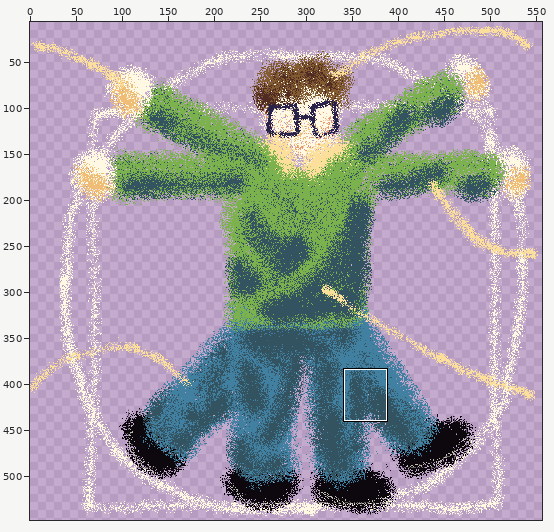
Two states of a pixel-art file, me/vitruvian.ase. Above: a wide view before the commit, with the close-up outlined.
Close-up. Before the edit:
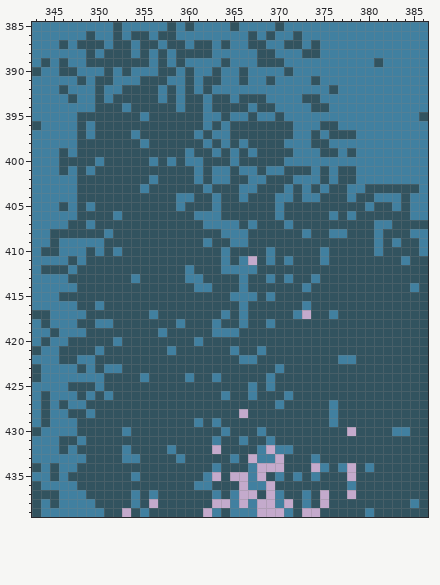
576x576 pixels, 1 frame. Shown: x 343..386, y 385..439. The wide view leaves out empty margins. The commit also changed other parts of the picture, which this record leaves out.
The result:
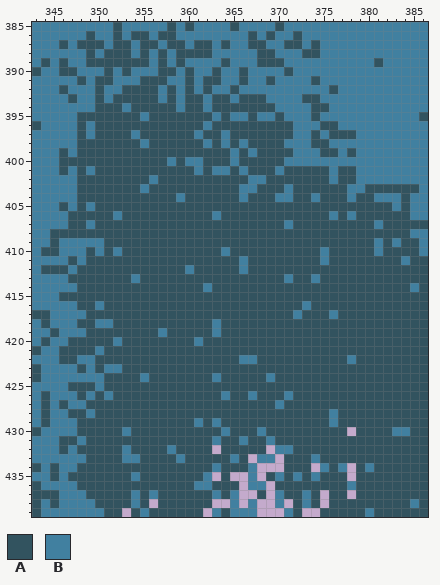
Palette (. is transparent): A #32535f  B #4180a0
The exact change:
Layer "legs":
y 392: x 365 B -> A
y 394: x 367 B -> A
y 395: x 362 B -> A; x 374 B -> A
y 396: x 364 B -> A
y 397: x 363 B -> A
y 399: x 360 B -> A; x 363 B -> A
y 400: x 350 B -> A; x 356 B -> A
y 401: x 367 B -> A; x 369 B -> A; x 374 B -> A
y 402: x 361 B -> A; x 363..364 BB -> AA; x 372..374 BBB -> AAA
y 403: x 362 B -> A; x 373 B -> A; x 375 B -> A
y 404: x 360 B -> A; x 363 B -> A; x 373 B -> A
y 405: x 359 B -> A; x 363 B -> A; x 370 B -> A; x 380 B -> A
y 406: x 347 B -> A; x 361..362 BB -> AA; x 370 B -> A
y 407: x 362..365 BBBB -> AAAA; x 367 B -> A; x 382 B -> A
y 408: x 351 B -> A; x 364..366 BBB -> AAA; x 373 B -> A; x 376..377 BB -> AA; x 381 B -> A
y 409: x 362 B -> A; x 365..366 BB -> AA
y 410: x 369 B -> A
y 411: x 364 B -> A; x 367 . -> A; x 369 B -> A; x 371 B -> A
y 412: x 364..365 BB -> AA; x 367 B -> A
y 413: x 360..361 BB -> AA; x 366 B -> A; x 369 B -> A
y 414: x 361 B -> A; x 366 B -> A; x 373 B -> A
y 415: x 365..367 BBB -> AAA; x 369 B -> A
y 416: x 366 B -> A
y 417: x 356 B -> A; x 364 B -> A; x 366 B -> A; x 373 . -> A
y 418: x 359 B -> A; x 366 B -> A; x 369 B -> A
y 419: x 364..365 BB -> AA
y 421: x 358 B -> A; x 365 B -> A; x 368 B -> A
y 422: x 377 B -> A
y 423: x 370 B -> A
y 424: x 360 B -> A
y 425: x 367 B -> A; x 369 B -> A
y 427: x 376 B -> A
y 428: x 366 . -> A
y 432: x 368 B -> A
Boxes around the changes in both close-ups, in picture pixels (x1, y1, x2, y2):
changed: (149, 85, 392, 454)
changed: (95, 157, 104, 166)
changed: (68, 211, 113, 238)
